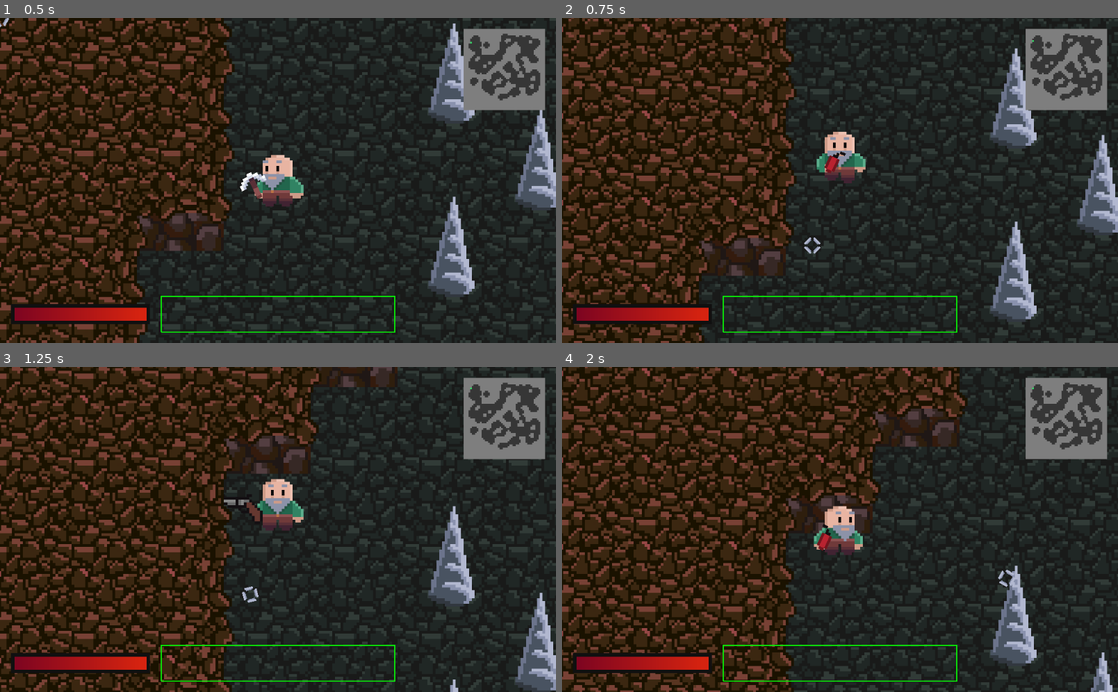
Above: before the commit, frames 1-4 (two rows, left to right).
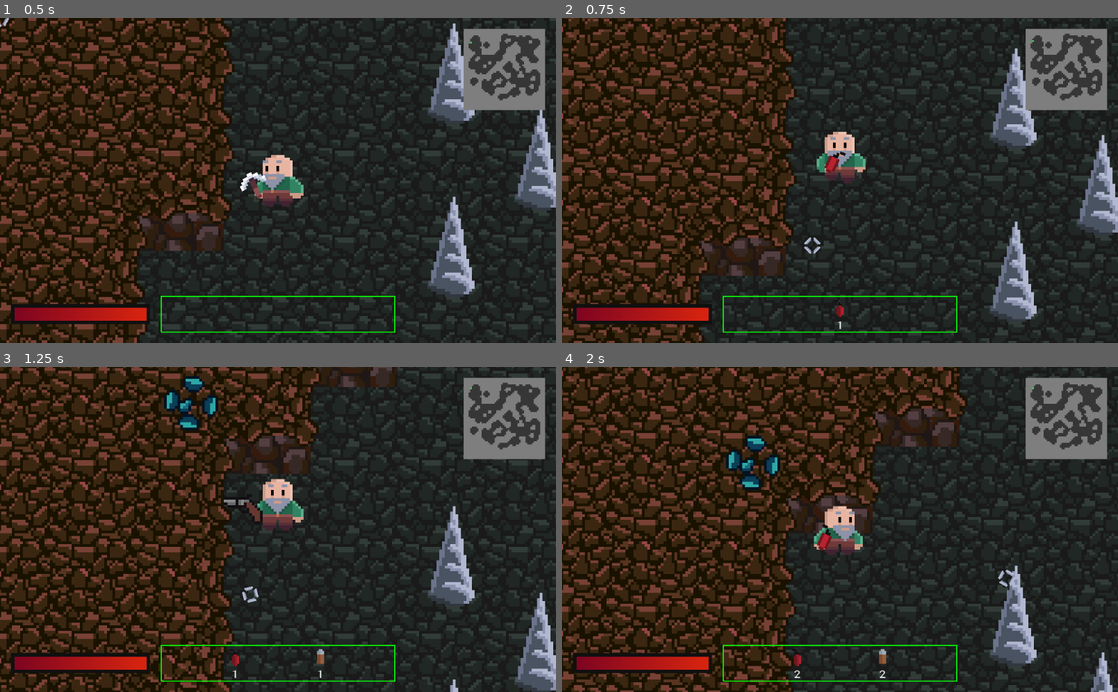
Above: after the commit, the same moments.

Repository: AyUpItsAli/Gunthers-Grotto-Coursework
Game: Godot game, scene res://World/Level/Level.tscn
Two runs of this game, one before a commit and one after it. Both use one fixed random seed, a clock stepped at 60 frames per second and the inputs below.
Inputs (mouse positions are in pixels of both pictures, inside the frame that each line leads up to):
- Up to frame 1 (0.5 s): no input
- Up to frame 2 (0.75 s): tap Enter at 0.5 s; move the mouse to (812, 245) at 0.52 s; hold W (move_up) from 0.53 s (still down); hold 3 (equip_dynamite) from 0.53 s (still down)
- Up to frame 3 (1.25 s): keep holding W (move_up); keep holding 3 (equip_dynamite); tap 2 (equip_revolver) at 0.8 s
- Up to frame 4 (2 s): keep holding W (move_up); move the mouse to (1006, 578) at 1.27 s; release 3 (equip_dynamite) at 1.28 s; tap 2 (equip_revolver) at 1.35 s; tap 3 (equip_dynamite) at 1.55 s

Frame 1 is identical in both runs. In frame 2, less than 0.1% of the frame differs, in the area x 49-51%, y 86-96%; in frame 3, 0.8%; in frame 4, 0.9%, in the area x 29-59%, y 21-96%.

Commit message:
Inventory display updates when inventory changes

Diff:
--- a/Actors/Player/Player.gd
+++ b/Actors/Player/Player.gd
@@ -136,8 +136,10 @@
 		equip(Tools.PICKAXE)
 	elif event.is_action_pressed("equip_revolver"):
 		equip(Tools.REVOLVER)
+		PlayerData.add_item(Globals.ItemIDs.REVOLVER_AMMO)
 	elif event.is_action_pressed("equip_dynamite"):
 		equip(Tools.DYNAMITE)
+		PlayerData.add_item(Globals.ItemIDs.DYNAMITE_STICK)
 	elif event.is_action_pressed("use_tool"):
 		use_tool()
 
--- a/GUI/HUD/HUD.tscn
+++ b/GUI/HUD/HUD.tscn
@@ -9,6 +9,7 @@
 [ext_resource path="res://GUI/HUD/HealthBar.gd" type="Script" id=7]
 [ext_resource path="res://Assets/GUI/Health_Bar_Fill.png" type="Texture" id=8]
 [ext_resource path="res://GUI/HUD/UI.gd" type="Script" id=9]
+[ext_resource path="res://GUI/HUD/InventoryDisplay.gd" type="Script" id=10]
 
 [node name="HUD" type="CanvasLayer"]
 
@@ -34,6 +35,9 @@
 texture = ExtResource( 8 )
 offset = Vector2( 71, -7 )
 
+[node name="InventoryDisplay" type="Node2D" parent="UI"]
+script = ExtResource( 10 )
+
 [node name="DebugInvLine" type="Line2D" parent="UI"]
 width = 2.0
 default_color = Color( 0.0392157, 0.960784, 0.0313726, 1 )
--- /dev/null
+++ b/GUI/HUD/InventoryDisplay.gd
@@ -0,0 +1,26 @@
+extends Node2D
+
+const ITEM_DISPLAY = preload("res://GUI/HUD/ItemDisplay.tscn")
+
+# A reference to the UI node, in order to invoke "rearrange_item_displays()"
+onready var ui = get_parent()
+
+func _ready():
+	PlayerData.connect("inventory_changed", self ,"update_inventory_display")
+
+func update_inventory_display():
+	# Clear the current item displays
+	for item_display in get_children():
+		remove_child(item_display)
+
+	# Add an item display for each item in the inventory
+	for item_id in PlayerData.inventory:
+		var item_display: Node2D = ITEM_DISPLAY.instance()
+		var image = Globals.ITEMS[item_id].texture
+		item_display.get_node("Image").texture = image
+		var amount = PlayerData.inventory[item_id]
+		item_display.get_node("Label").text = str(amount)
+		add_child(item_display)
+
+	# Rearrange the item displays to fit within the inventory display
+	ui.rearrange_item_displays()
--- /dev/null
+++ b/GUI/HUD/ItemDisplay.tscn
@@ -0,0 +1,25 @@
+[gd_scene load_steps=4 format=2]
+
+[ext_resource path="res://Assets/GUI/Items/Debug.png" type="Texture" id=1]
+[ext_resource path="res://Assets/Roboto-Regular.ttf" type="DynamicFontData" id=2]
+
+[sub_resource type="DynamicFont" id=1]
+size = 24
+font_data = ExtResource( 2 )
+
+[node name="ItemDisplay" type="Node2D"]
+
+[node name="Image" type="Sprite" parent="."]
+scale = Vector2( 4, 4 )
+texture = ExtResource( 1 )
+offset = Vector2( 6, -6 )
+
+[node name="Label" type="Label" parent="."]
+margin_right = 48.0
+margin_bottom = 29.0
+custom_fonts/font = SubResource( 1 )
+text = "1"
+align = 1
+__meta__ = {
+"_edit_use_anchors_": false
+}
--- a/GUI/HUD/UI.gd
+++ b/GUI/HUD/UI.gd
@@ -4,6 +4,7 @@
 onready var minimap = $Minimap
 onready var health_bar = $HealthBar
 onready var health_bar_sprite = $HealthBar/BaseSprite
+onready var inventory_display = $InventoryDisplay
 onready var debug_inv_line = $DebugInvLine
 
 # Space between UI elements. Scales with the size of the viewport.
@@ -19,11 +20,6 @@
 # Inventory display's height will be the health bar's height,
 # multiplied by this number. For example, 2x the health bar's height
 const INVENTORY_HEALTH_BAR_HEIGHT_RATIO = 1.75
-
-# Before test:
-# INVENTORY_HEALTH_BAR_HEIGHT_RATIO = 2
-# remove center_inventory_and_health_bar()
-# remove "Add the starting point again, to close the shape"
 
 # Viewport dimensions
 var viewport_width: float
@@ -55,7 +51,8 @@
 	set_minimap_dimensions()
 	set_health_bar_dimensions()
 	set_inventory_display_dimensions()
-	center_inventory_and_health_bar()
+	center_health_bar_against_inventory()
+	rearrange_item_displays()
 	draw_inventory_display_bounding_box()
 
 # Sets the minimap's dimensions, based on the size of the viewport
@@ -109,14 +106,56 @@
 	inv_start_y = viewport_height - padding
 	# Set the width, so that the inventory display is symmetrical
 	inv_width = ((viewport_width / 2) - inv_start_x) * 2
-	# Set the height to
+	# Set the height to health bar's height multiplied by the ratio constant
 	inv_height = hb_height * INVENTORY_HEALTH_BAR_HEIGHT_RATIO
 
 # Centers the health bar against the inventory display in the Y axis
-func center_inventory_and_health_bar():
+func center_health_bar_against_inventory():
 	health_bar.position.y = inv_start_y - (abs(hb_height - inv_height) / 2)
 
-# Adds points to the DebugLine at each corner of the inventory display,
+# Rearranges each item display under the inventory display
+# to fit within the inventory display's dimensions
+func rearrange_item_displays():
+	var num_items = inventory_display.get_child_count()
+
+	for i in range(num_items):
+		var item_display: Node2D = inventory_display.get_child(i)
+		var image: Sprite = item_display.get_node("Image")
+		var label: Label = item_display.get_node("Label")
+
+		# Set local width and height for image and label
+		var image_local_width = image.texture.get_width() * image.scale.x
+		var image_local_height = image.texture.get_height() * image.scale.y
+		var label_local_width = max(label.rect_size.x, image_local_width)
+		var label_local_height = label.rect_size.y
+		label.rect_size.x = label_local_width
+
+		# Set local position for image and label
+		image.position.x = (label_local_width / 2) - (image_local_width / 2)
+		image.position.y = -label_local_height
+		label.rect_position.x = 0
+		label.rect_position.y = -label_local_height
+
+		# Store item display local width and height
+		var item_local_width = label_local_width
+		var item_local_height = image_local_height + label_local_height
+
+		# Scale item display to fill the height of the inventory
+		var item_scale = inv_height / item_local_height
+		item_display.scale.x = item_scale
+		item_display.scale.y = item_scale
+
+		# Calculate the space between each item display
+		var item_width = item_local_width * item_scale
+		var free_space = inv_width - (item_width * num_items)
+		var space_between = free_space * (1 / float(num_items + 1))
+
+		# Set position of each item display with equal space between them
+		var item_start_x = inv_start_x + (item_width*i) + (space_between*(i+1))
+		item_display.global_position.x = item_start_x
+		item_display.global_position.y = inv_start_y
+
+# Adds a point to the DebugInvLine for each corner of the inventory display,
 # to visually see the extents of the inventory display
 func draw_inventory_display_bounding_box():
 	var points = []
@@ -126,6 +165,5 @@
 	points.append(Vector2(inv_start_x, inv_end_y))
 	points.append(Vector2(inv_end_x, inv_end_y))
 	points.append(Vector2(inv_end_x, inv_start_y))
-	# Add the starting point again, to close the shape
 	points.append(Vector2(inv_start_x, inv_start_y))
 	debug_inv_line.points = points
--- a/Globals/Globals.gd
+++ b/Globals/Globals.gd
@@ -10,17 +10,17 @@
 	ItemIDs.GEM: {
 		single = "Gem",
 		plural = "Gems",
-		texture = null
+		texture = preload("res://Assets/GUI/Items/Gem.png")
 	},
 	ItemIDs.REVOLVER_AMMO: {
 		single = "Bullet",
 		plural = "Bullets",
-		texture = null
+		texture = preload("res://Assets/GUI/Items/Bullet.png")
 	},
 	ItemIDs.DYNAMITE_STICK: {
 		single = "Dynamite Stick",
 		plural = "Dynamite Sticks",
-		texture = null
+		texture = preload("res://Assets/GUI/Items/Dynamite.png")
 	}
 }
 # Frequencies for each quantity of gems you can recieve from mining gemstones
--- a/Globals/PlayerData.gd
+++ b/Globals/PlayerData.gd
@@ -6,6 +6,7 @@
 var inventory = {} # key: Item ID | value: Quantity
 
 signal health_changed
+signal inventory_changed
 
 func reduce_health(amount: int):
 	health -= amount
@@ -23,6 +24,7 @@
 		inventory[item_id] += amount
 	else:
 		inventory[item_id] = amount
+	emit_signal("inventory_changed")
 	return true
 
 # Attempts to REMOVE an item from the inventory
@@ -35,7 +37,9 @@
 		return false
 	elif amount == current_quantity:
 		inventory.erase(item_id)
+		emit_signal("inventory_changed")
 		return true
 	else:
 		inventory[item_id] -= amount
+		emit_signal("inventory_changed")
 		return true
--- a/World/Level/Level.tscn
+++ b/World/Level/Level.tscn
@@ -32,7 +32,7 @@
 script = ExtResource( 7 )
 
 [node name="RockLayer" type="TileMap" parent="World"]
-z_index = 2
+z_index = 1
 tile_set = ExtResource( 1 )
 cell_size = Vector2( 32, 32 )
 collision_layer = 3
Binary file added: Assets/GUI/Items/Bullet.png
Not shown, added: Assets/GUI/Items/Bullet.png.import
Binary file added: Assets/GUI/Items/Debug.png
Not shown, added: Assets/GUI/Items/Debug.png.import
Binary file added: Assets/GUI/Items/Dynamite.png
Not shown, added: Assets/GUI/Items/Dynamite.png.import
Binary file added: Assets/GUI/Items/Gem.png
Not shown, added: Assets/GUI/Items/Gem.png.import
Binary file added: Assets/GUI/Items/Items.aseprite
Binary file added: Assets/Roboto-Regular.ttf
Not shown: 1 places in GUI/HUD/HUD.tscn that only renumber resources
